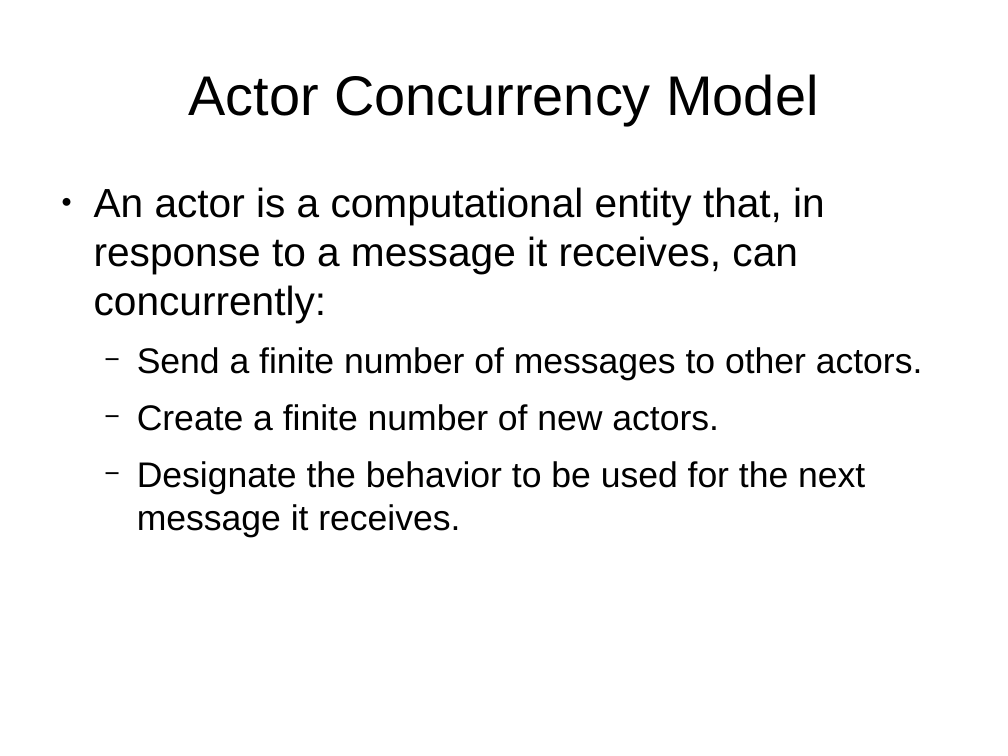
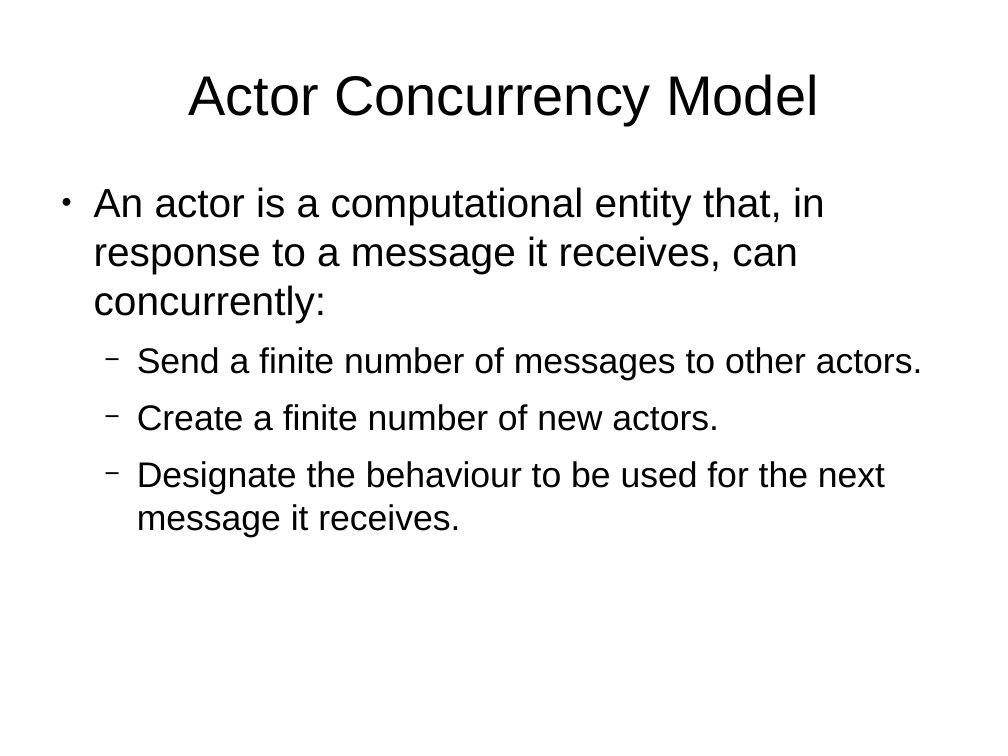
Before and after one commit to ramortegui/talks, a slide deck: slide 15 of concurrent-programming.odp (slide 16 before the commit). Drawn at 1008x756 pixels with LibreOffice and Linux fonts; fonts in the diff are those of the drawing. Boxes give left, top, right and bottom in pixels: in the first picture for what was removed or moved away, otherwise in the second. Text is boxed around its words. In the diff, an @@ line names an element or a change of style, - is before the commit and + after.

```diff
--- a/concurrent-programming.odp
+++ b/concurrent-programming.odp
@@ text at (137, 461, 885, 537): text changed @@
-  − Designate the behavior to be used for the next message it receives.
+  − Designate the behaviour to be used for the next message it receives.
```
Also in this commit, not shown: 7 other slides changed, 1 slide added, 3 slides removed, 6 other files.
